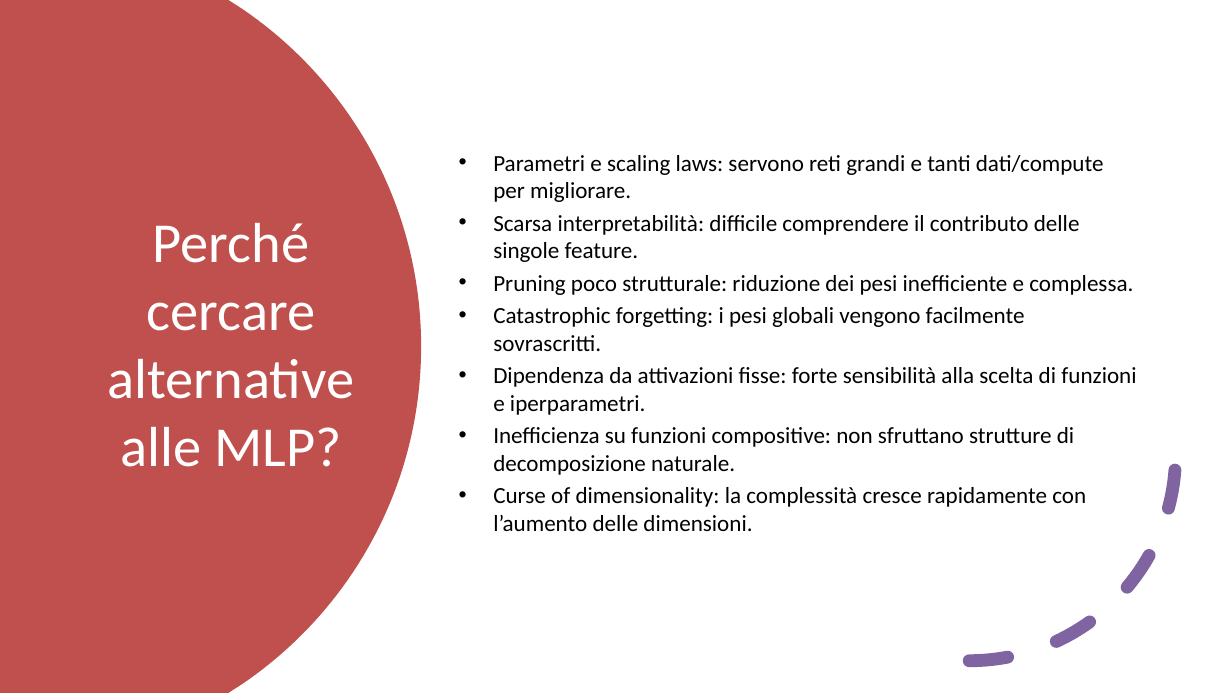
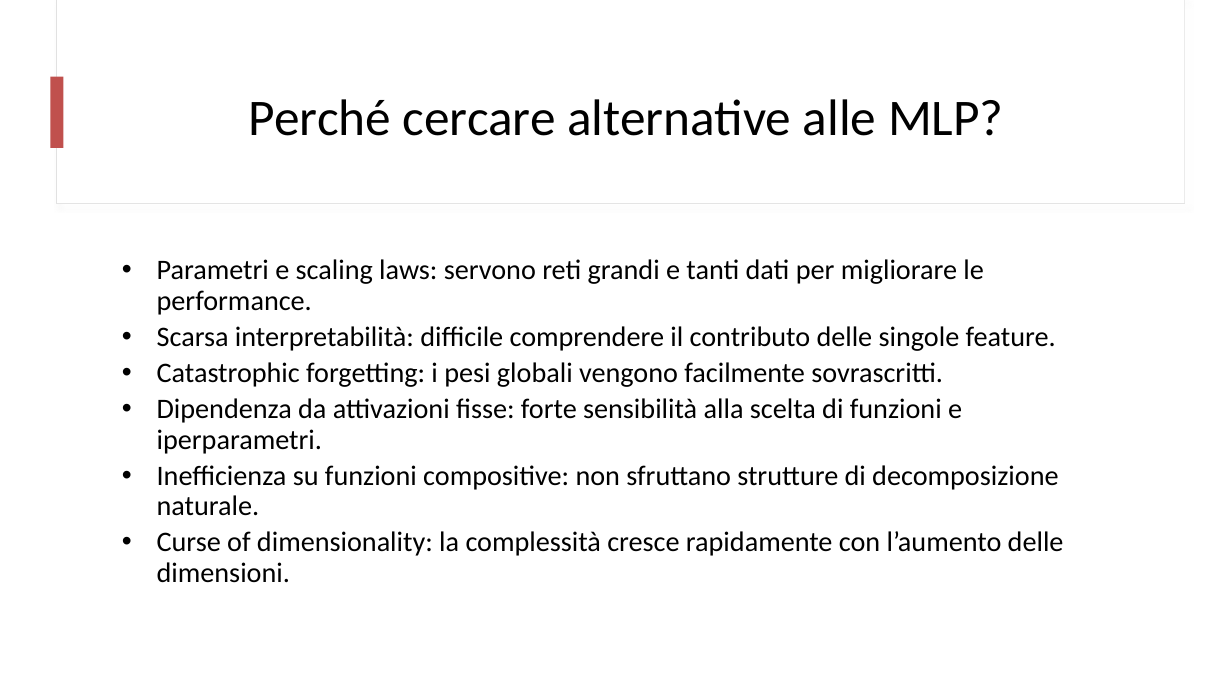
Before and after one commit to mtomas03/Thesis_Paper, a slide deck: slide 3 of Presentation.pptx (slide 2 before the commit). Drawn at 1232x693 pixels with LibreOffice and Linux fonts; fonts in the diff are those of the drawing. Boxes give left, top, right and bottom in pixels: in the first picture for what was removed or moved away, otherwise in the second. Text is boxed around its words. In the diff, an @@ line names an element or a change of style, - is before the commit and + after.

```diff
--- a/Presentation.pptx
+++ b/Presentation.pptx
@@ freeform shape removed at (x1=0, y1=0, x2=421, y2=693) @@
@@ rectangle added at (x1=56, y1=0, x2=1185, y2=204), fill #FFFFFF, outline #E1E1E1 0.75 pt @@
@@ rectangle added at (x1=57, y1=0, x2=1185, y2=203), fill #FFFFFF @@
@@ title "Perché cercare alternative alle MLP?" moved from (x1=108, y1=223, x2=355, y2=467) to (x1=249, y1=99, x2=1004, y2=136) @@
@@ title "Perché cercare alternative alle MLP?" at (x1=249, y1=99, x2=1004, y2=136): size 44 to 40 pt, text colour #FFFFFF to #000000 @@
@@ rectangle added at (x1=51, y1=77, x2=64, y2=148), fill #C0504D @@
@@ text "Parametri e scaling laws: servono ..." moved from (x1=493, y1=155, x2=1136, y2=531) to (x1=157, y1=259, x2=1064, y2=583) @@
@@ text "Parametri e scaling laws: servono ..." at (x1=157, y1=259, x2=1064, y2=583): vertical alignment middle to top @@
@@ text at (x1=157, y1=259, x2=983, y2=315): text changed; size 18 to 22 pt @@
-• Parametri e scaling laws: servono reti grandi e tanti dati/compute per migliorare.
+• Parametri e scaling laws: servono reti grandi e tanti dati per migliorare le performance.
@@ arc (boxed as its full ellipse) removed at (x1=763, y1=249, x2=1176, y2=662) @@
@@ text at (x1=493, y1=275, x2=1133, y2=295): paragraph removed @@
-• Pruning poco strutturale: riduzione dei pesi inefficiente e complessa.
@@ text at (x1=157, y1=326, x2=1064, y2=583): size 18 to 22 pt in "Scarsa interpretabilità: difficile comprendere il contributo ...", "Catastrophic forgetting: i pesi globali vengono facilmente ...", "Dipendenza da attivazioni fisse: forte sensibilità alla ...", "Inefficienza su funzioni compositive: non sfruttano struttur ..." and 1 more places; line spacing 1 to 0.9 @@
```
Also in this commit, not shown: 10 other slides changed, 8 slides added.
